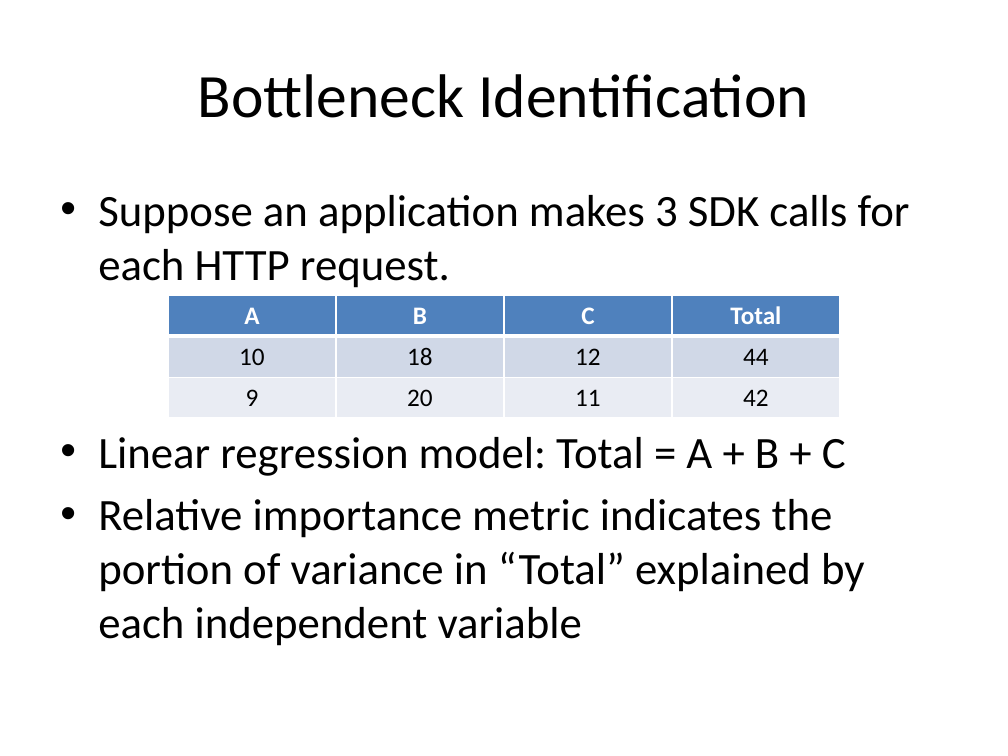
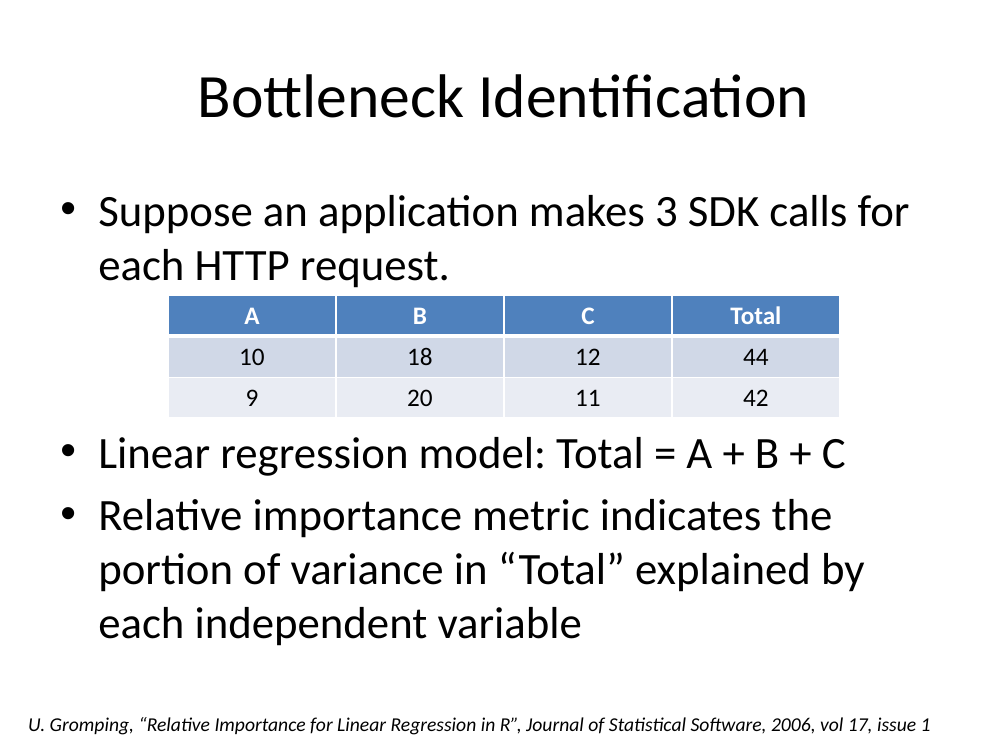
Before and after one commit to Dithn/eager-appscale, a slide deck: slide 30 of Eager/elk-experiment/appserver/system_design.pptx (slide 31 before the commit). Drawn at 1008x756 pixels with LibreOffice and Linux fonts; fonts in the diff are those of the drawing. Boxes give left, top, right and bottom in pixels: in the first picture for what was removed or moved away, otherwise in the second. Text is boxed around its words. In the diff, an @@ line names an element or a change of style, - is before the commit and + after.

```diff
--- a/Eager/elk-experiment/appserver/system_design.pptx
+++ b/Eager/elk-experiment/appserver/system_design.pptx
@@ text added at (28, 717, 931, 735), 14 pt, text #000000, italic @@
+U. Gromping, “Relative Importance for Linear Regression in R”, Journal of Statistical Software, 2006, vol 17, issue 1
```
Also in this commit, not shown: 7 other slides changed, 3 slides added, 3 slides removed.
